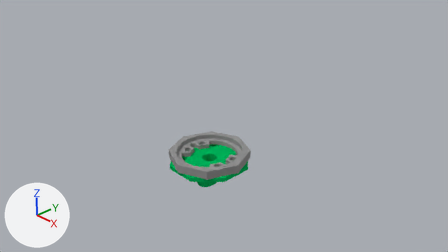
Two versions of the Blender file draciel/draciel.blend, one commit apart.
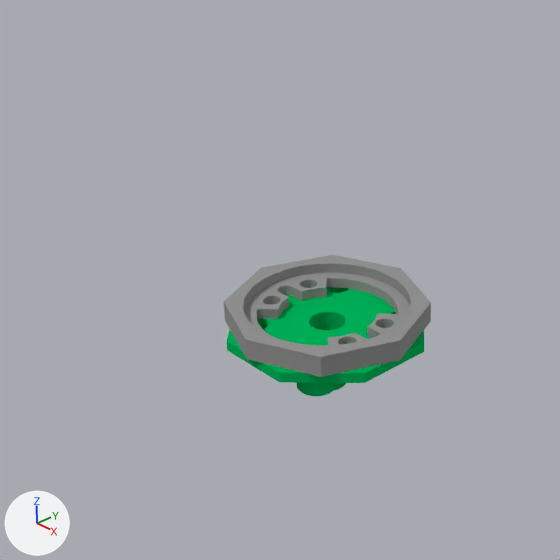
Old and new are each drawn from the file's camera 'Camera' and again close up on the part from 18% to 67% of the width and 12% to 100% of the height. The lights are fixed; the arrows at lower left show +X, +Y and +Z.

Names of what the first close-up shows: 'BradeBase', 'WeightDisk'.
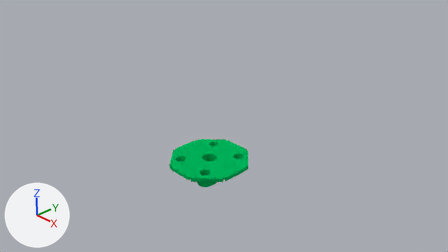
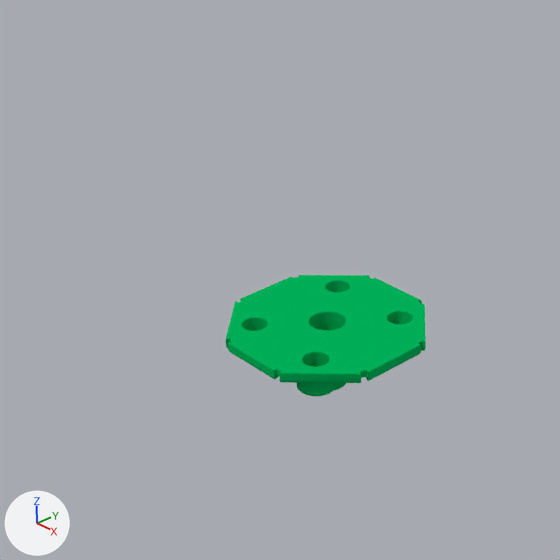
Diff of the bpy script that builds the scene:
```diff
--- a/draciel/draciel.blend.py
+++ b/draciel/draciel.blend.py
@@ ob_weightdisk @@
 ob_weightdisk.location = (0.0, 0.0, 0.0)
+ob_weightdisk.hide_viewport = True
```

Location of each change, (x1, y1, x2, y2) in pixels of the close-ups (560 x 560 px):
'WeightDisk', hidden: before (224, 255, 431, 377)
